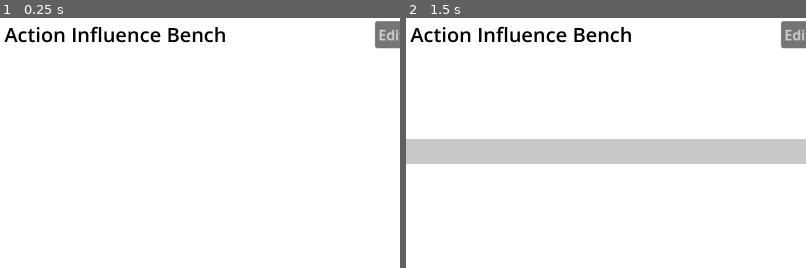
Above: before the commit, frames 1-2 (left to right).
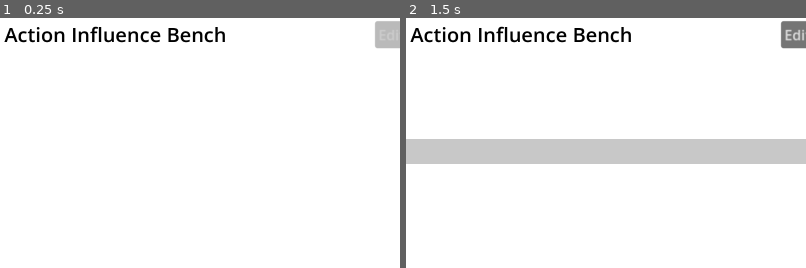
Above: after the commit, the same moments.

Repository: steampunkmind/mitw-action-influence-bench
Game: Godot game, scene res://bench.tscn
Two runs of this game, one before a commit and one after it. Both use one fixed random seed, a clock stepped at 60 frames per second and the inputs below.
Inputs (mouse positions are % of the whole screen's width and height, from its top left):
- Up to frame 1 (0.25 s): no input
- Up to frame 2 (1.5 s): click "New" at 0.5 s; click (7, 26) at 1.25 s
The pictures show only the part of the screen within x 50-100%, y 0-50%; the shares and areas given below are measured in that part.

The runs differ from the first frame. In frame 1, 0.6% of the frame differs, in the area x 93-100%, y 1-12%; in frame 2, nothing differs.

Commit message:
Correctly disables edit actions button.

Diff:
--- a/bench.gd
+++ b/bench.gd
@@ -193,3 +193,4 @@
 	$CloseButton.disabled = !_is_model
 	$SaveButton.disabled = !_is_dirty
 	$SaveAsButton.disabled = !_is_dirty
+	$EditActionsButton.disabled = !_is_model
